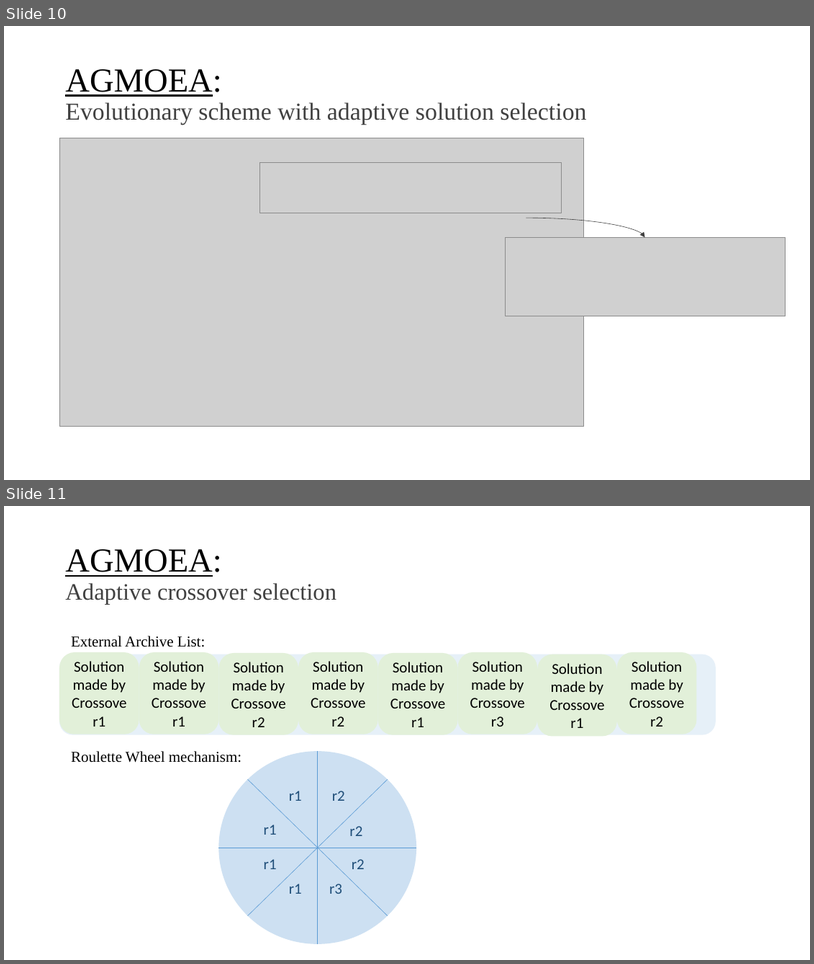
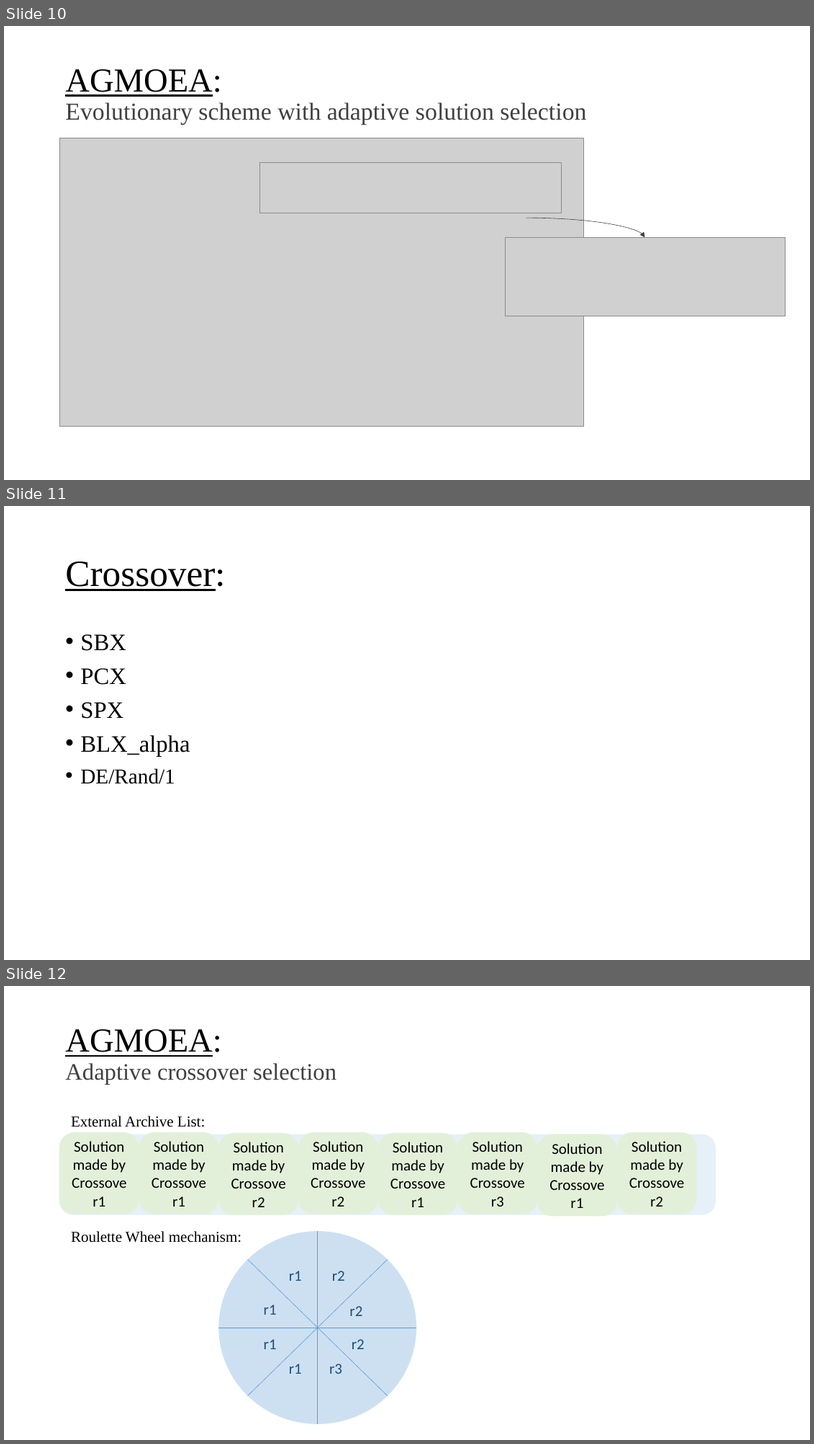
Before and after one commit to itsatefe/Evolutionary-Computing, a slide deck: Final Project/Articles/Presentation.pptx. Shown one above the other, each under a label of ours: slides 10 and 11 before the commit, slides 10, 11 and 12 after it. The pictures are 814x964 and 814x1444 pixels, drawn with LibreOffice and Linux fonts; fonts in the diff are those of the drawing; grey boxes stand for pictures. Boxes give left, top, right and bottom in pixels: in the first picture for what was removed or moved away, otherwise in the second. Text is boxed around its words. In the diff, an @@ line names an element or a change of style, - is before the commit and + after.

```diff
--- a/Final Project/Articles/Presentation.pptx
+++ b/Final Project/Articles/Presentation.pptx
@@ slide 11 added at <box>4,506,810,960</box>, background #FFFFFF @@
@@ title added at <box>65,561,225,591</box>, 44 pt, text #000000, underline @@
+Crossover:
@@ text added at <box>80,634,190,784</box>, 28 pt, text #000000 @@
+• SBX
+• PCX
+• SPX
+• BLX_alpha
+• DE/Rand/1
@@ what was slide 11 is now slide 12 @@
```
Also in this commit, not shown: 1 other slide added, 1 slide removed, 21 other files.
